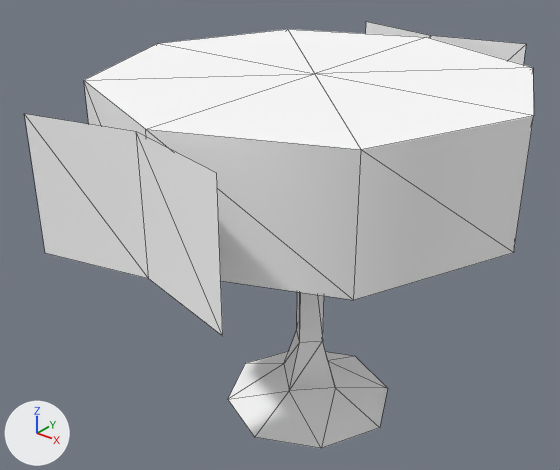
Two versions of the glTF model public/3d/item/model__item__shop.ofs_3864_0/3864kg3_ser45.gltf, one commit apart.
Both versions are drawn from a 50 mm camera at (0.863, -1.185, 1.118) aimed at (-0.06, -0.031, 0.403). Every picture has the same lights, and +X, +Y and +Z are marked at lower left. The picture after the commit comes second. Mesh edges are drawn as thin lines.

Names of what the first picture shows: '3864kg3_ser45'.
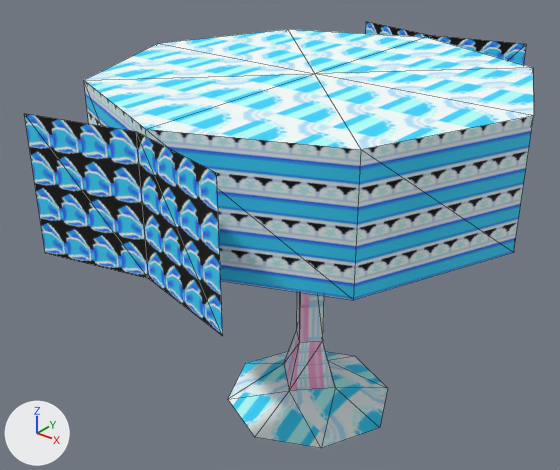
Patch to the scene script:
```diff
--- a/public/3d/item/model__item__shop.ofs_3864_0/3864kg3_ser45.gltf.py
+++ b/public/3d/item/model__item__shop.ofs_3864_0/3864kg3_ser45.gltf.py
@@ img_ser45_0 @@
+img_ser45_0 = load_image('ser45_0', '_unpacked/ser45_0', 32, 32, 'sRGB')
@@ img_ser45_3 @@
+img_ser45_3 = load_image('ser45_3', '_unpacked/ser45_3', 32, 32, 'sRGB')
@@ img_ser45_1 @@
+img_ser45_1 = load_image('ser45_1', '_unpacked/ser45_1', 32, 32, 'sRGB')
@@ img_ser45_2 @@
+img_ser45_2 = load_image('ser45_2', '_unpacked/ser45_2', 32, 32, 'sRGB')
@@ mat_ser45_2 @@
 mat_ser45_2 = principled_material('ser45_2')
-mat_ser45_2.base_color = (1.0, 1.0, 1.0)  # white #ffffff
+mat_ser45_2.texture = img_ser45_2
 mat_ser45_2.roughness = 1.0
@@ mat_ser45_1 @@
 mat_ser45_1 = principled_material('ser45_1')
-mat_ser45_1.base_color = (1.0, 1.0, 1.0)  # white #ffffff
+mat_ser45_1.texture = img_ser45_1
 mat_ser45_1.roughness = 1.0
@@ mat_ser45_3 @@
 mat_ser45_3 = principled_material('ser45_3')
-mat_ser45_3.base_color = (1.0, 1.0, 1.0)  # white #ffffff
+mat_ser45_3.texture = img_ser45_3
 mat_ser45_3.roughness = 1.0
@@ mat_ser45_0 @@
 mat_ser45_0 = principled_material('ser45_0')
-mat_ser45_0.base_color = (1.0, 1.0, 1.0)  # white #ffffff
+mat_ser45_0.texture = img_ser45_0
 mat_ser45_0.roughness = 1.0
```

Where the change shows, as pixel boxes (x1, y1, x2, y2) in the pictures (560 x 470 px):
'3864kg3_ser45', surface changed (darker)
    both: (25, 22, 534, 448)
